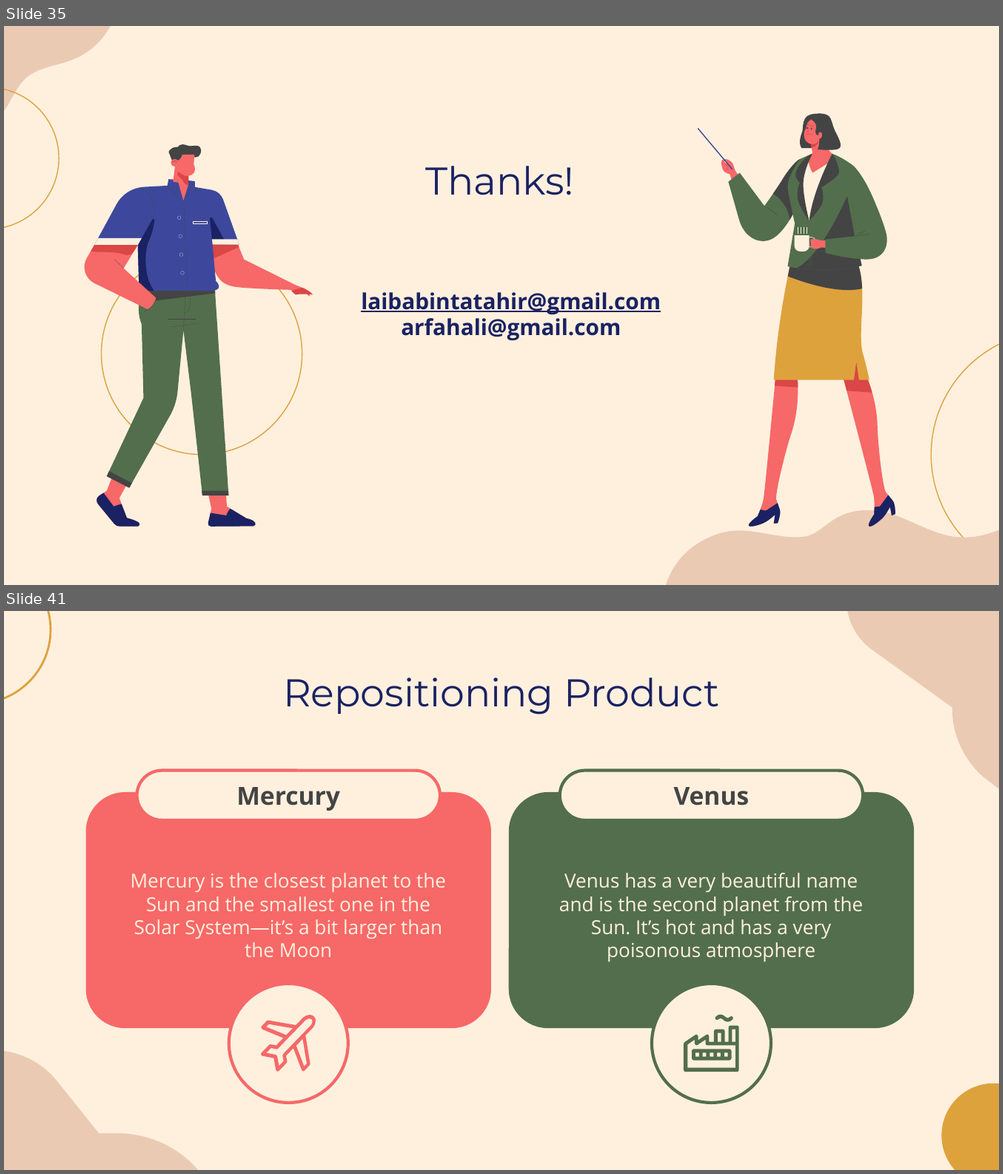
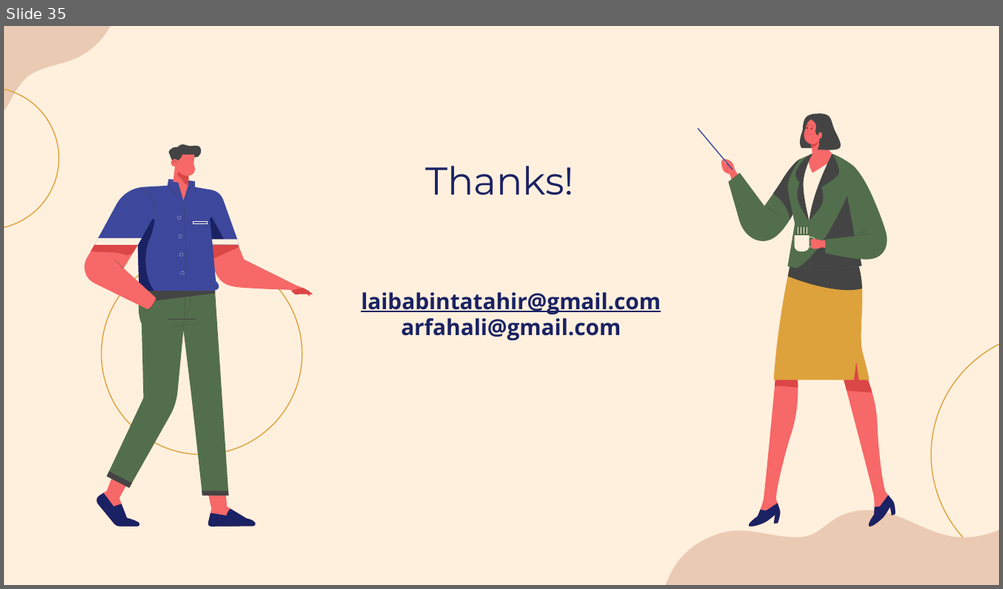
Before and after one commit to laibabintatahir/SRS-HMS, a slide deck: SRS_Presentation.pptx. Shown one above the other, each under a label of ours: slides 35 and 41 before the commit, slide 35 after it; the slides between them are not shown. The pictures are 1003x1174 and 1003x589 pixels, drawn with LibreOffice and Linux fonts; fonts in the diff are those of the drawing. Boxes give left, top, right and bottom in pixels: in the first picture for what was removed or moved away, otherwise in the second. Text is boxed around its words. In the diff, an @@ line names an element or a change of style, - is before the commit and + after.

```diff
--- a/SRS_Presentation.pptx
+++ b/SRS_Presentation.pptx
@@ slide 41 removed at <box>4,611,999,1170</box>, background #FFF0DE @@
@@ freeform shape removed at <box>4,611,51,703</box> @@
@@ freeform shape removed at <box>846,611,999,800</box> @@
@@ title removed at <box>283,678,720,715</box> @@
-Repositioning Product
@@ rounded rectangle removed at <box>137,770,441,820</box> @@
-Mercury
@@ rounded rectangle removed at <box>560,770,863,820</box> @@
-Venus
@@ rounded rectangle removed at <box>85,792,490,1028</box> @@
-Mercury is the closest planet to the Sun and the smallest one in the Solar System—it’s a bit larger than the Moon
@@ rounded rectangle removed at <box>508,792,913,1028</box> @@
-Venus has a very beautiful name and is the second planet from the Sun. It’s hot and has a very poisonous atmosphere
@@ ellipse removed at <box>229,984,348,1103</box> @@
@@ ellipse removed at <box>652,984,771,1103</box> @@
@@ freeform shape removed at <box>261,1015,316,1071</box> @@
@@ freeform shape removed at <box>683,1025,739,1073</box> @@
@@ freeform shape removed at <box>714,1015,733,1022</box> @@
@@ freeform shape removed at <box>4,1051,208,1170</box> @@
@@ freeform shape removed at <box>691,1050,731,1060</box> @@
@@ freeform shape removed at <box>936,1083,999,1170</box> @@
```
Also in this commit, not shown: 20 other slides removed.
